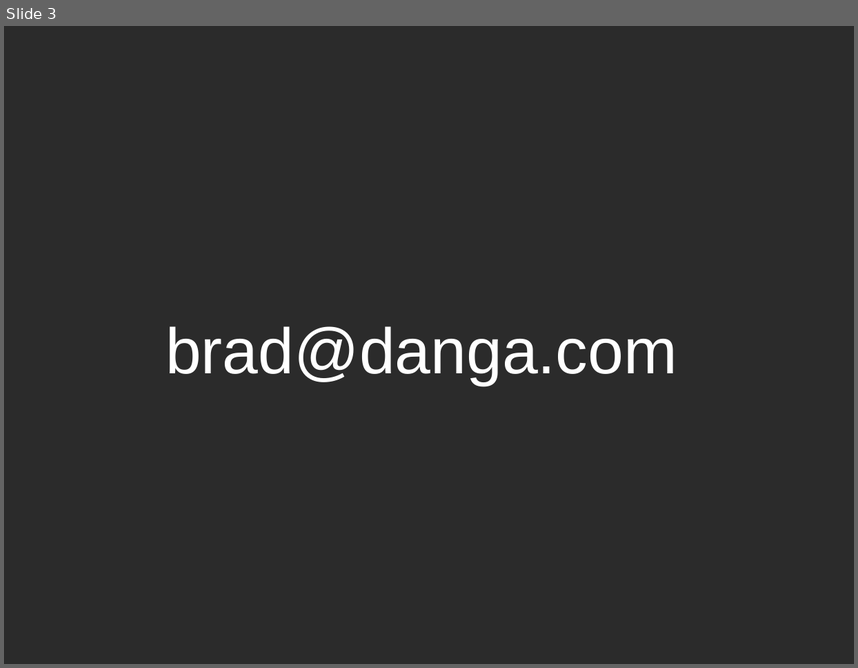
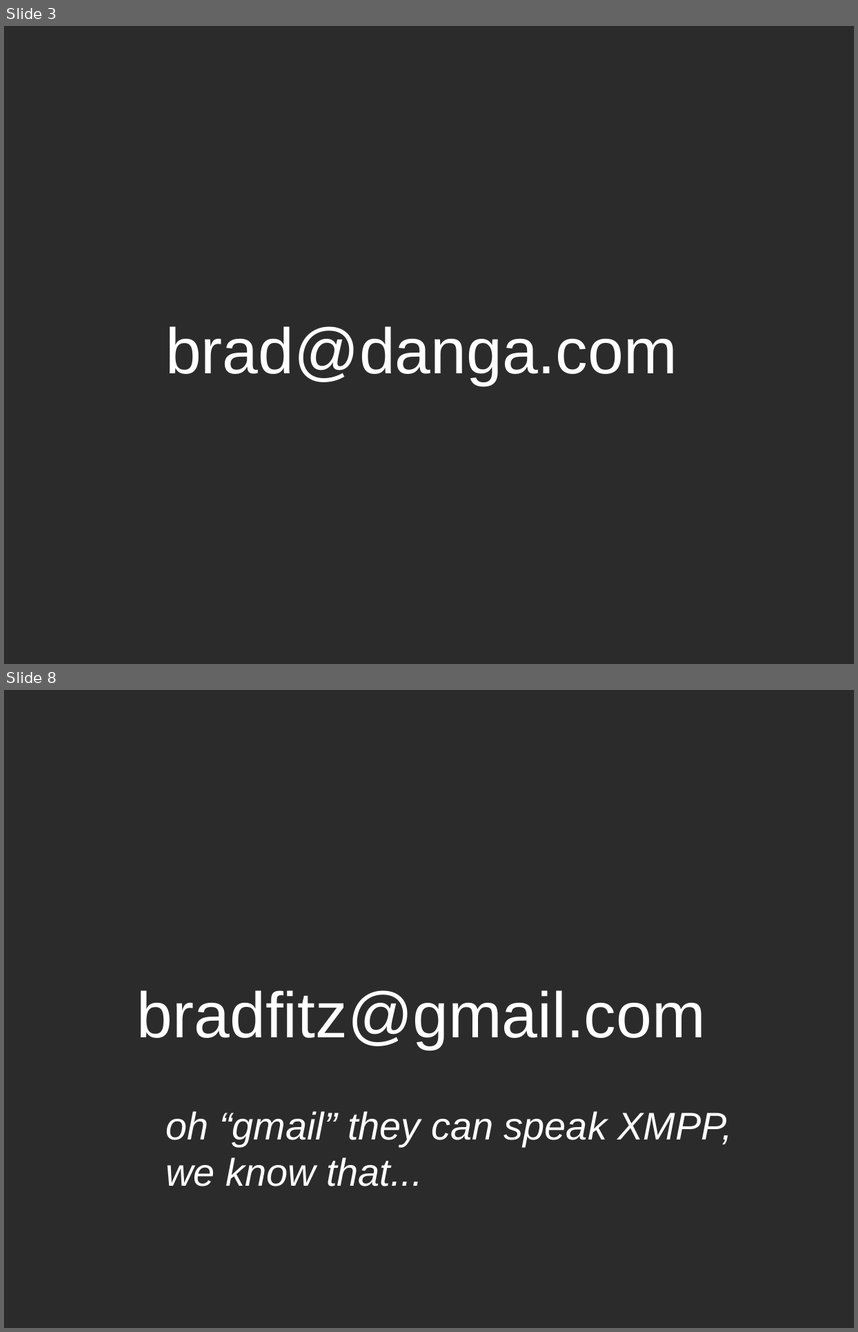
Before and after one commit to bradfitz/talk-gluecon-2010, a slide deck: webfinger.odp. Shown one above the other, each under a label of ours: slide 3 before the commit, slides 3 and 8 after it; the slides between them are not shown. The pictures are 858x668 and 858x1332 pixels, drawn with LibreOffice and Linux fonts; fonts in the diff are those of the drawing; background and template pictures are left out; a plain dark background stands for a picture behind light text. Boxes give left, top, right and bottom in pixels: in the first picture for what was removed or moved away, otherwise in the second. Text is boxed around its words. In the diff, an @@ line names an element or a change of style, - is before the commit and + after.

```diff
--- a/webfinger.odp
+++ b/webfinger.odp
@@ slide 8 added at (4, 690, 854, 1328), background picture (left out) @@
@@ subtitle added at (137, 990, 706, 1049), 60 pt, text #FFFFFF @@
+bradfitz@gmail.com
@@ text added at (166, 1111, 733, 1186), 36 pt, text #FFFFFF, italic @@
+oh “gmail” they can speak XMPP,
+we know that...
```
Also in this commit, not shown: 29 other slides added, 1 other file.
